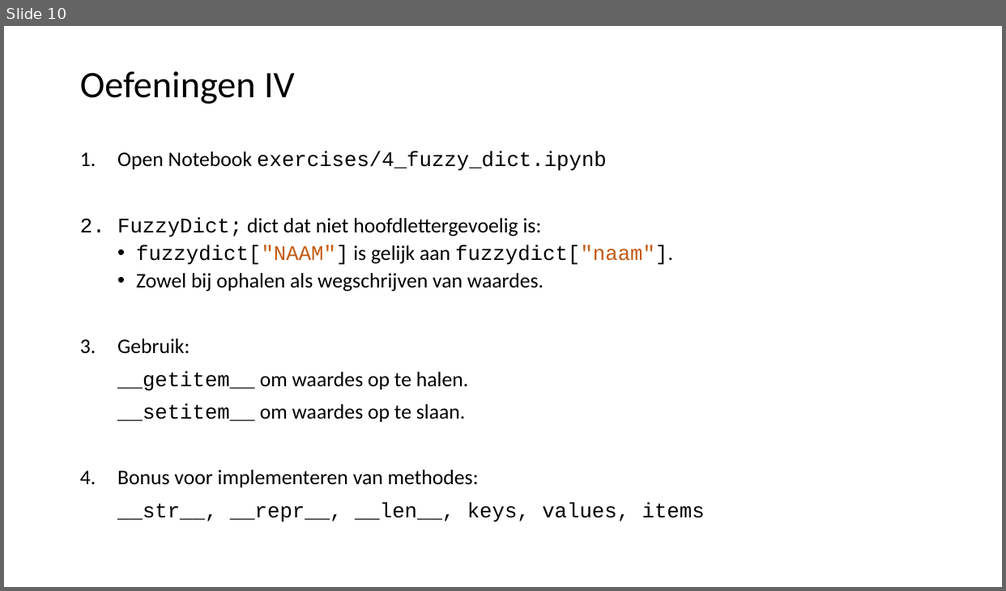
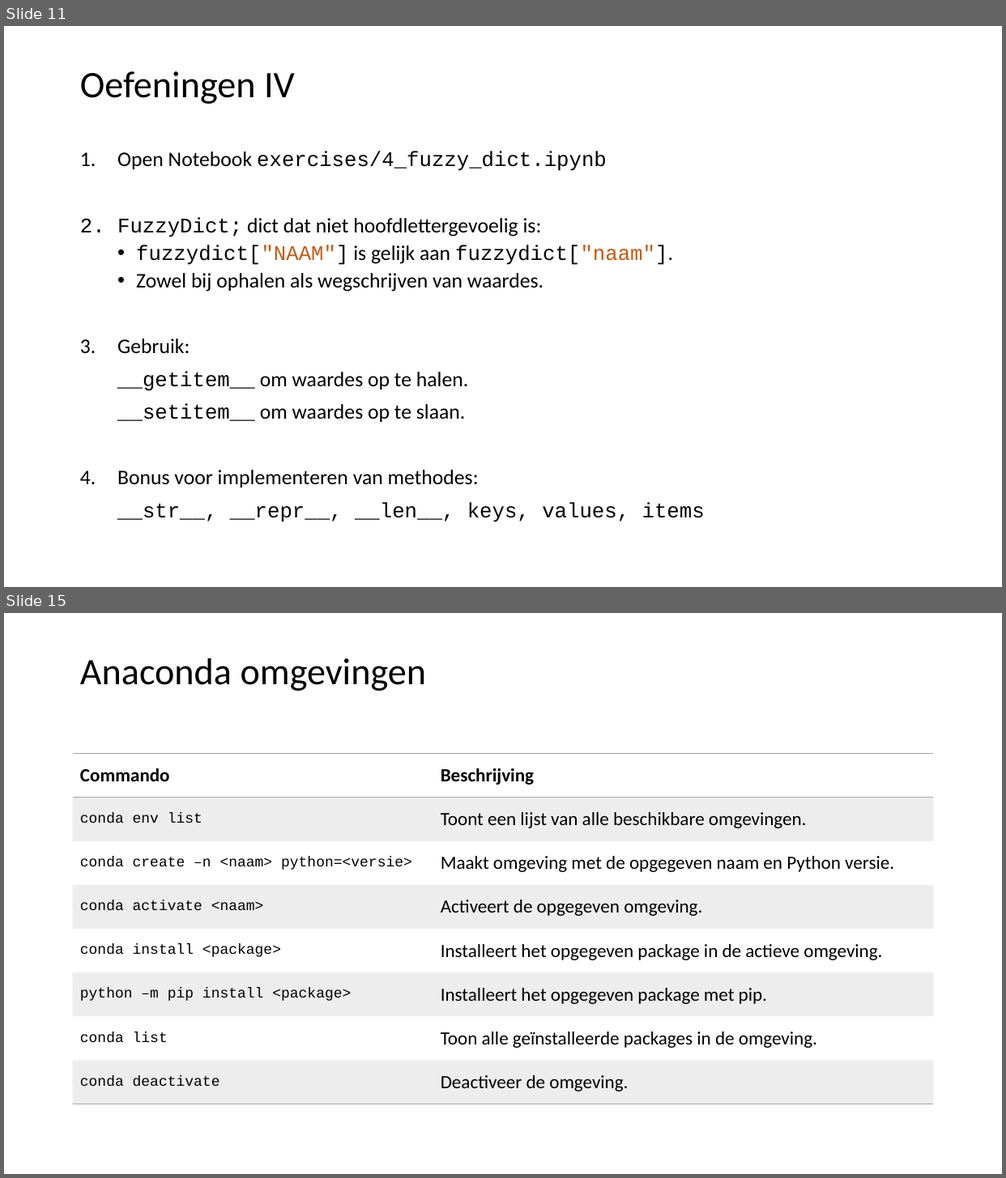
Before and after one commit to LFKoning/knowledge-sharing, a slide deck: git_course/2_collaboration/git_collaboration.pptx. Shown one above the other, each under a label of ours: slide 10 before the commit, slides 11 and 15 after it; the slides between them are not shown. The pictures are 1006x591 and 1006x1178 pixels, drawn with LibreOffice and Linux fonts; fonts in the diff are those of the drawing. Boxes give left, top, right and bottom in pixels: in the first picture for what was removed or moved away, otherwise in the second. Text is boxed around its words. In the diff, an @@ line names an element or a change of style, - is before the commit and + after.

```diff
--- a/git_course/2_collaboration/git_collaboration.pptx
+++ b/git_course/2_collaboration/git_collaboration.pptx
@@ slide 15 added at <box>4,613,1002,1174</box>, background #FFFFFF @@
@@ title added at <box>80,658,427,691</box>, 36 pt, text #000000 @@
+Anaconda omgevingen
@@ table added at <box>73,754,934,1105</box>, 8 rows, 2 columns @@
+Commando | Beschrijving
+conda env list | Toont een lijst van alle beschikbare omgevingen.
+conda create –n <naam> python=<versie> | Maakt omgeving met de opgegeven naam en Python versie.
+conda activate <naam> | Activeert de opgegeven omgeving.
+conda install <package> | Installeert het opgegeven package in de actieve omgeving.
+python –m pip install <package> | Installeert het opgegeven package met pip.
+conda list | Toon alle geïnstalleerde packages in de omgeving.
+conda deactivate | Deactiveer de omgeving.
@@ what was slide 10 is now slide 11 @@
```
Also in this commit, not shown: 1 slide changed, 7 other slides added, 2 slides removed, 3 other files.
